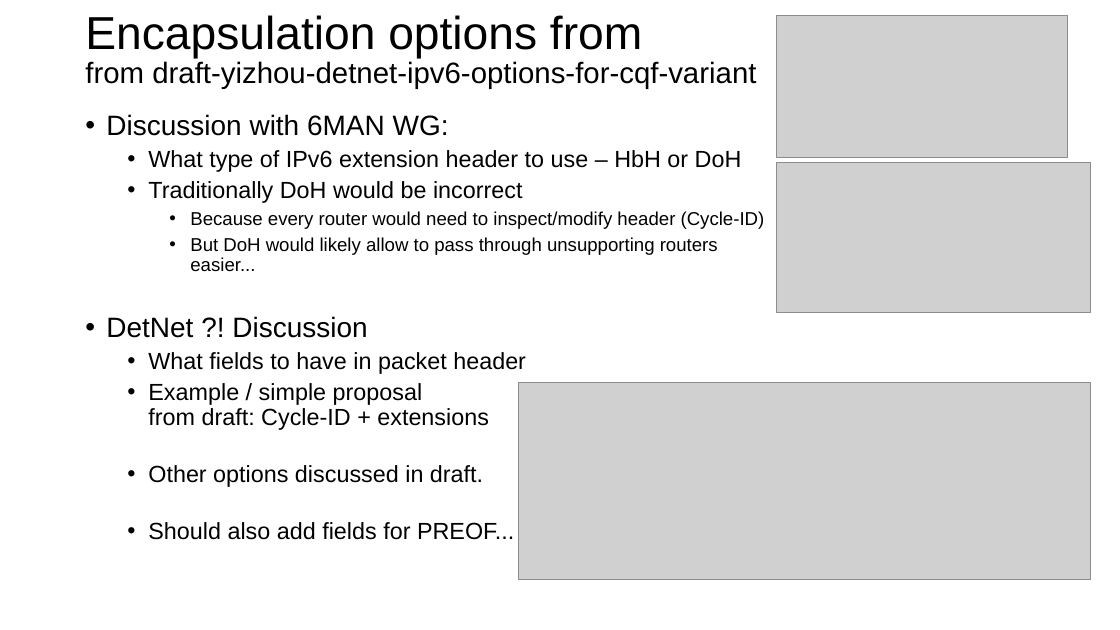
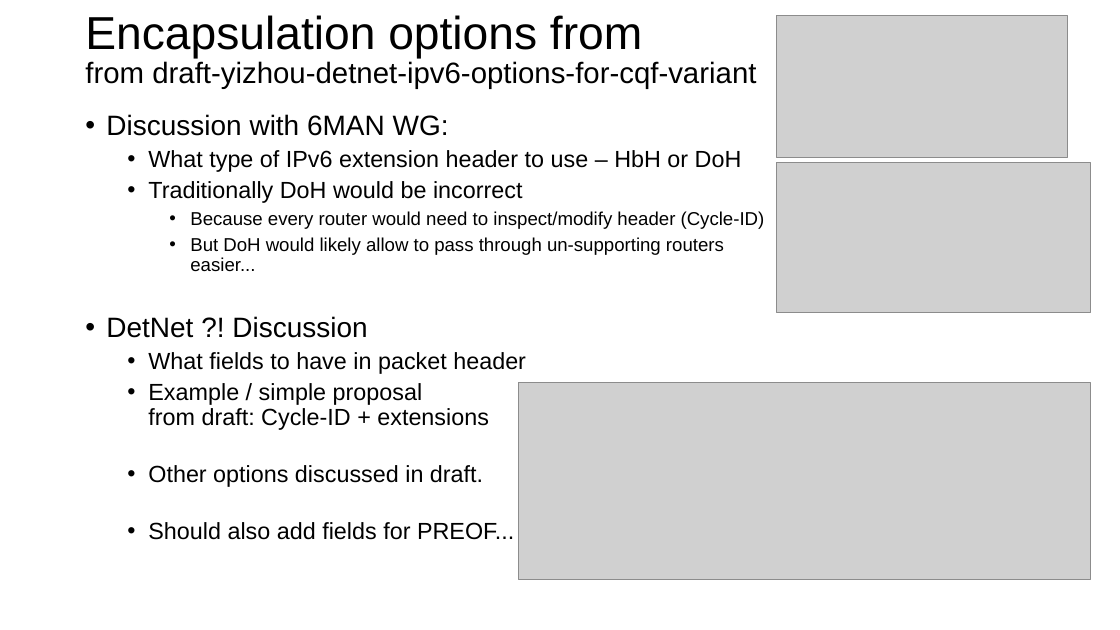
Before and after one commit to toerless/detnet, a slide deck: slide 31 of tcqf-slides.pptx (slide 30 before the commit). Drawn at 1120x630 pixels with LibreOffice and Linux fonts; fonts in the diff are those of the drawing; grey boxes stand for pictures. Boxes give left, top, right and bottom in pixels: in the first picture for what was removed or moved away, otherwise in the second. Text is boxed around its words. In the diff, an @@ line names an element or a change of style, - is before the commit and + after.

```diff
--- a/tcqf-slides.pptx
+++ b/tcqf-slides.pptx
@@ text at box(190, 237, 724, 272): text changed @@
-    • But DoH would likely allow to pass through unsupporting routers easier...
+    • But DoH would likely allow to pass through un-supporting routers easier...
```
Also in this commit, not shown: 8 other slides changed, 5 slides added.
